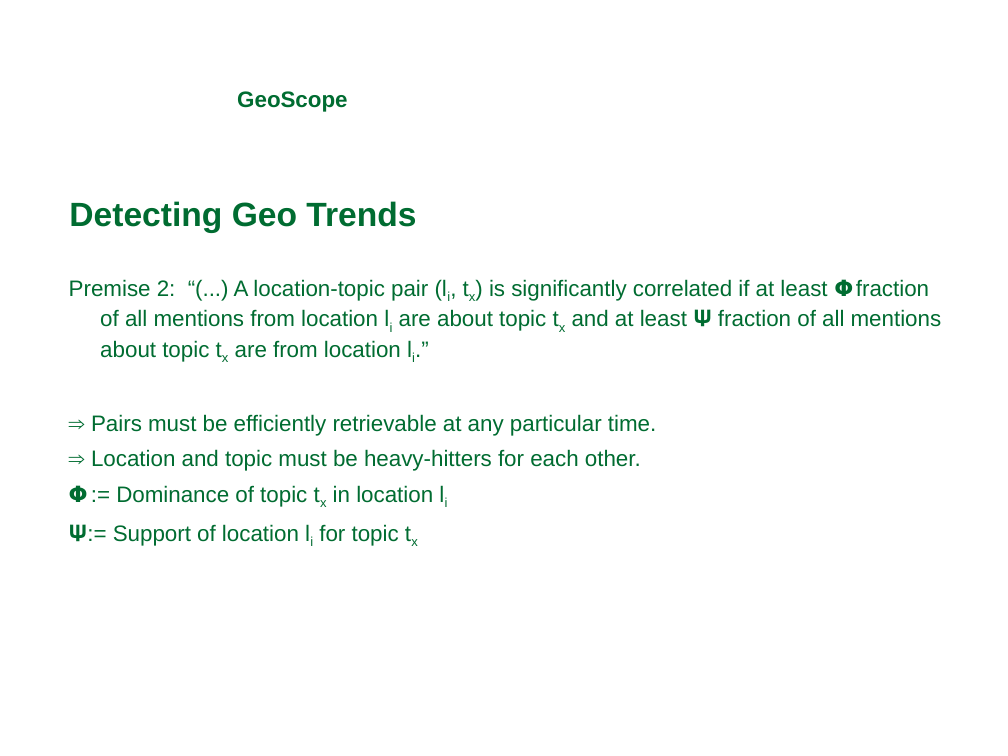
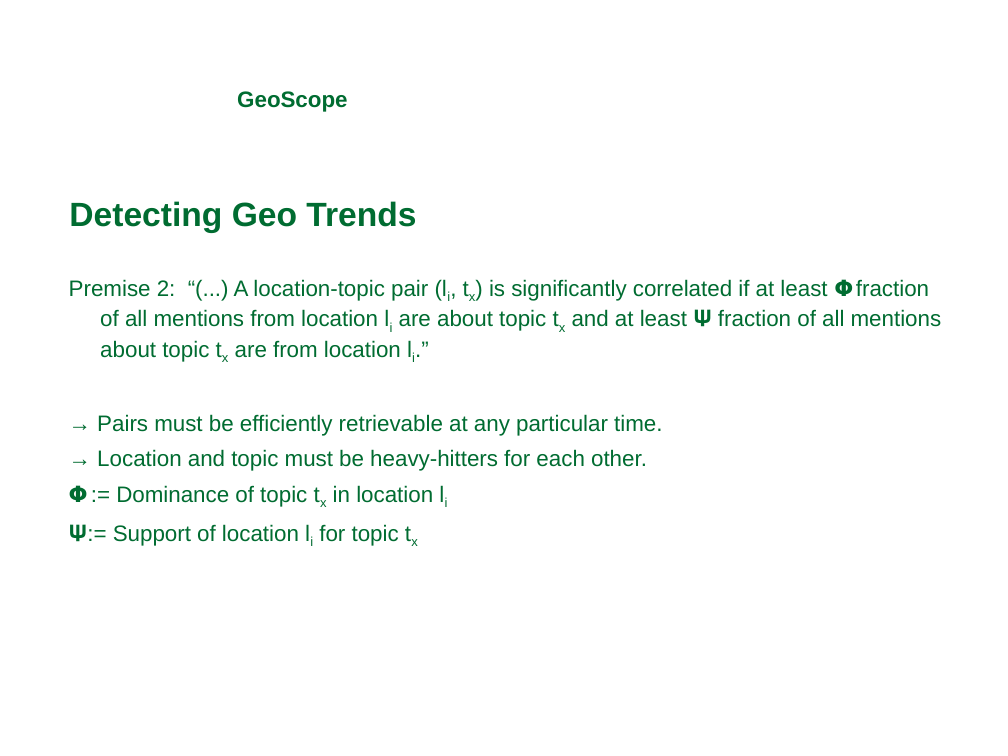
Before and after one commit to michaelprummer/datascience, a slide deck: slide 6 of GeoScope/DataScience1.ppt. Drawn at 1008x756 pixels with LibreOffice and Linux fonts; fonts in the diff are those of the drawing; background and template pictures are left out. Boxes give left, top, right and bottom in pixels: in the first picture for what was removed or moved away, otherwise in the second. Text is boxed around its words. In the diff, an @@ line names an element or a change of style, - is before the commit and + after.

```diff
--- a/GeoScope/DataScience1.ppt
+++ b/GeoScope/DataScience1.ppt
@@ text at bbox=[97, 414, 662, 471]: text changed @@
-⇒ Pairs must be efficiently retrievable at any particular time.
-⇒ Location and topic must be heavy-hitters for each other.
+→ Pairs must be efficiently retrievable at any particular time.
+→ Location and topic must be heavy-hitters for each other.
```
Also in this commit, not shown: 6 other slides changed, 8 slides added, 1 slide removed.
